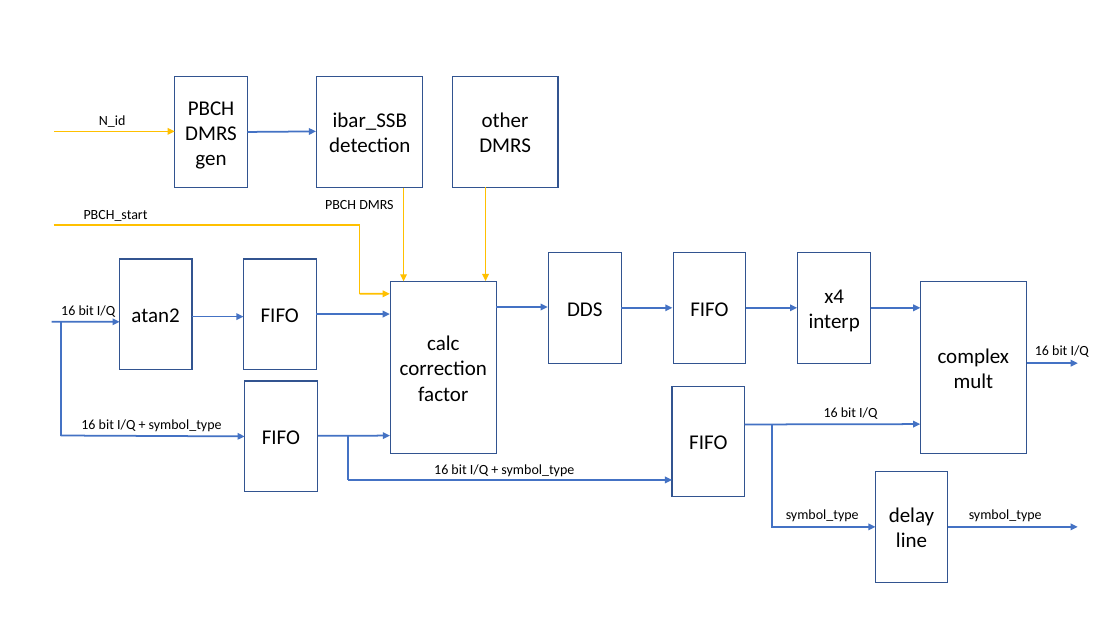
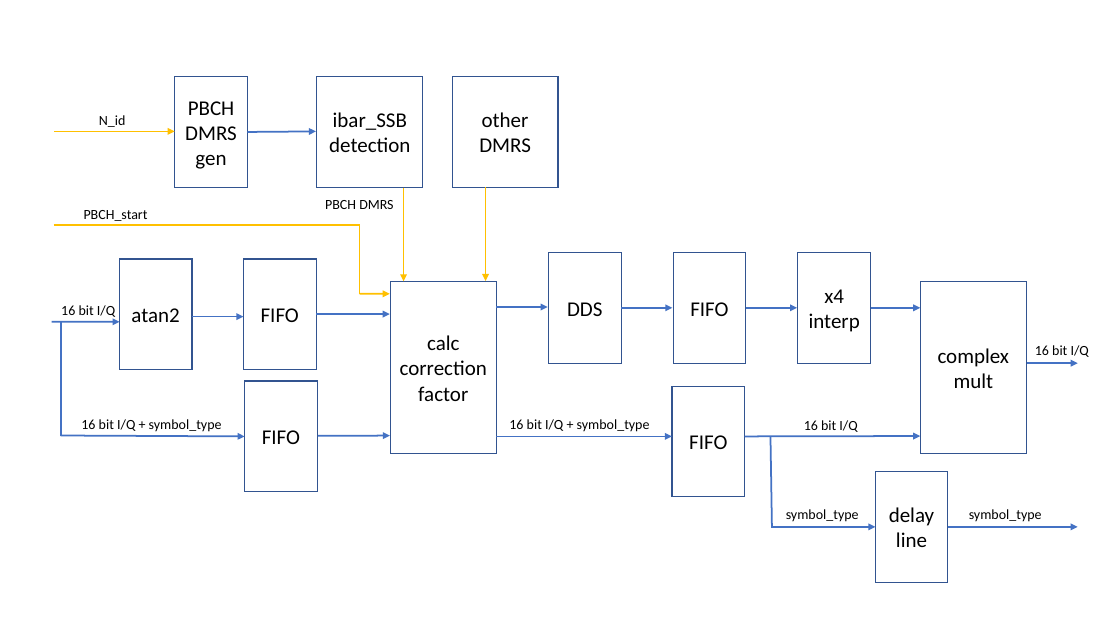
Before and after one commit to catkira/open5G_phy, a slide deck: slide 1 of doc/channel_estimator.pptx. Drawn at 1120x630 pixels with LibreOffice and Linux fonts; fonts in the diff are those of the drawing. Boxes give left, top, right and bottom in pixels: in the first picture for what was removed or moved away, otherwise in the second. Text is boxed around its words. In the diff, an @@ line names an element or a change of style, - is before the commit and + after.

```diff
--- a/doc/channel_estimator.pptx
+++ b/doc/channel_estimator.pptx
@@ text "16 bit I/Q + symbol_type": place and size @@
-text "16 bit I/Q + symbol_type" at bbox=[434, 464, 574, 477]
+text "16 bit I/Q + symbol_type" at bbox=[509, 419, 650, 432]
@@ text "16 bit I/Q": place and size @@
-text "16 bit I/Q" at bbox=[824, 407, 877, 419]
+text "16 bit I/Q" at bbox=[804, 420, 857, 432]
@@ line removed from (348, 480) to (348, 435) @@
@@ arrow moved from (348, 480) - (672, 480) to (497, 437) - (672, 437) @@
@@ arrow moved from (745, 424) - (920, 424) to (745, 437) - (920, 436) @@
@@ line moved from (772, 527) - (772, 424) to (772, 527) - (770, 436) @@
```
Also in this commit, not shown: 1 other file.
